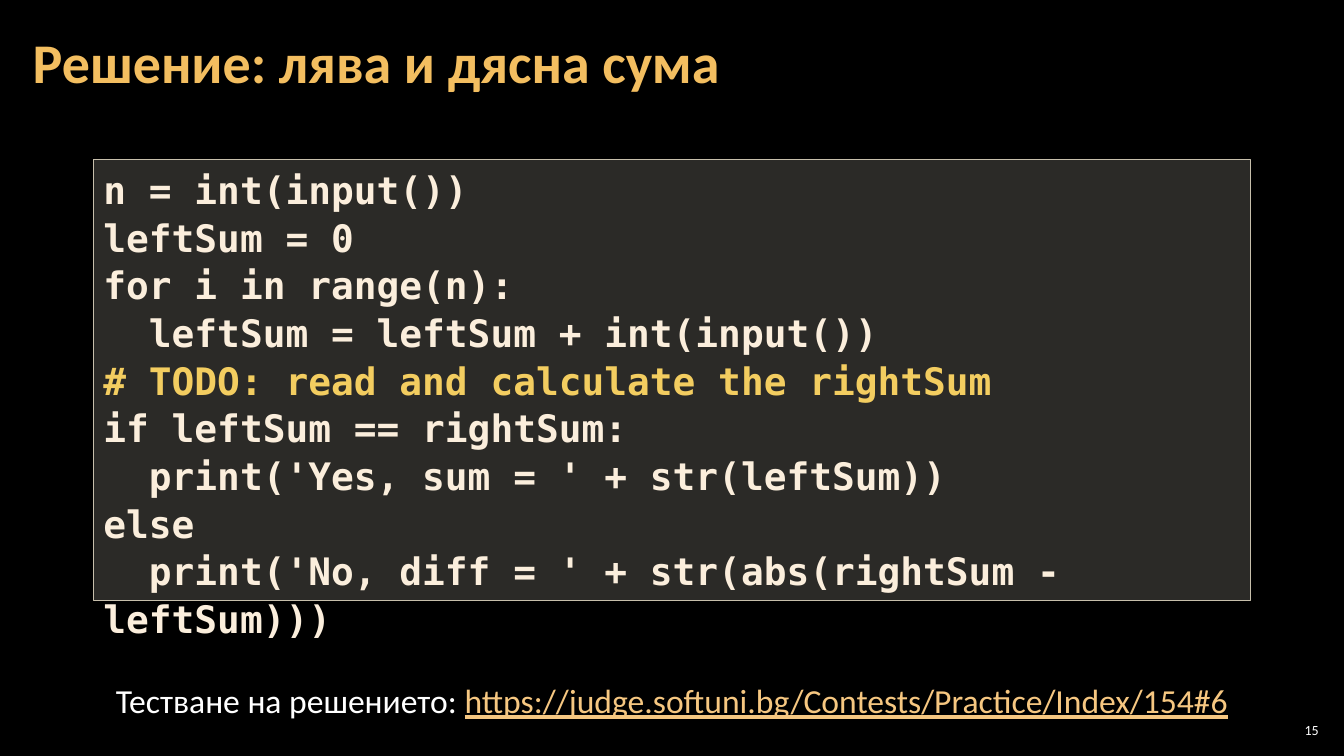
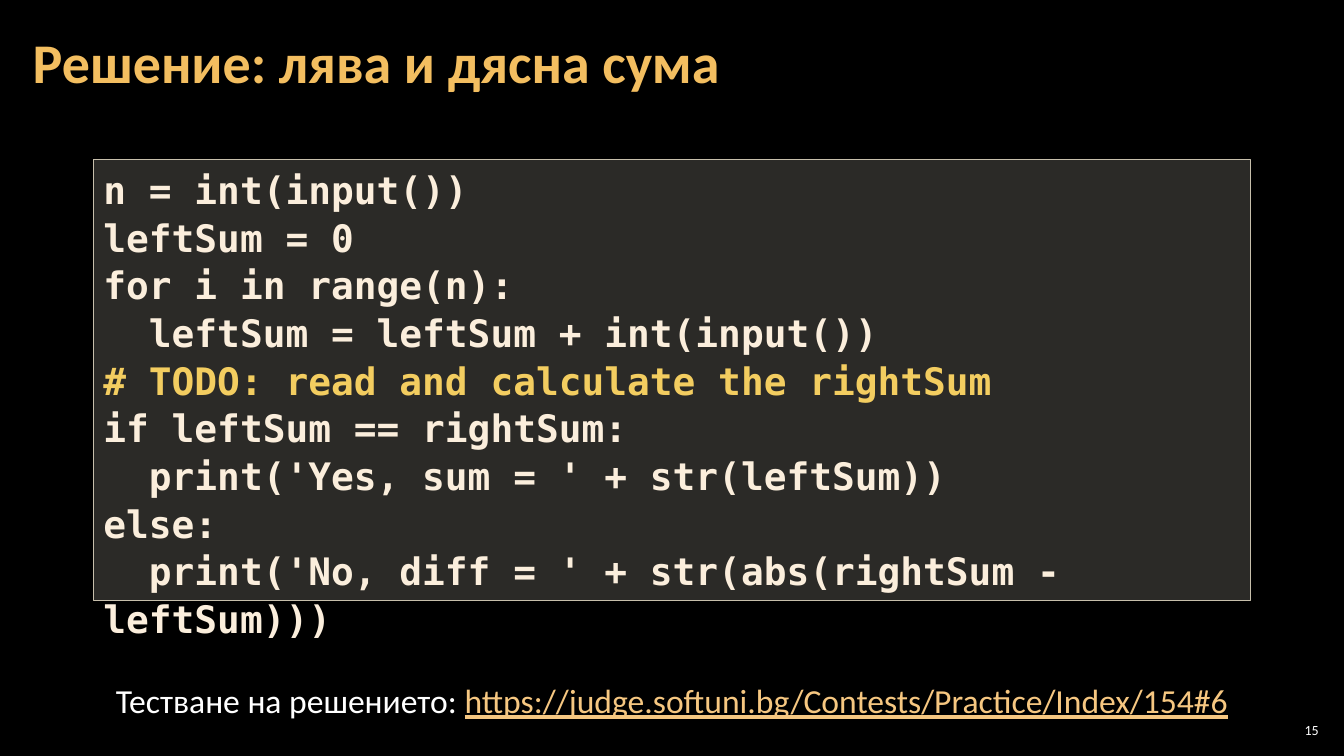
Before and after one commit to Software-University/Python-Basics, a slide deck: slide 15 of Python/5. Loops/5. Loops.pptx. Drawn at 1344x756 pixels with LibreOffice and Linux fonts; fonts in the diff are those of the drawing; background and template pictures are left out. Boxes give left, top, right and bottom in pixels: in the first picture for what was removed or moved away, otherwise in the second. Text is boxed around its words. In the diff, an @@ line names an element or a change of style, - is before the commit and + after.

```diff
--- a/Python/5. Loops/5. Loops.pptx
+++ b/Python/5. Loops/5. Loops.pptx
@@ text in rectangle at (103, 509, 217, 539): text changed @@
-else
+else:
```
Also in this commit, not shown: 5 other files.
